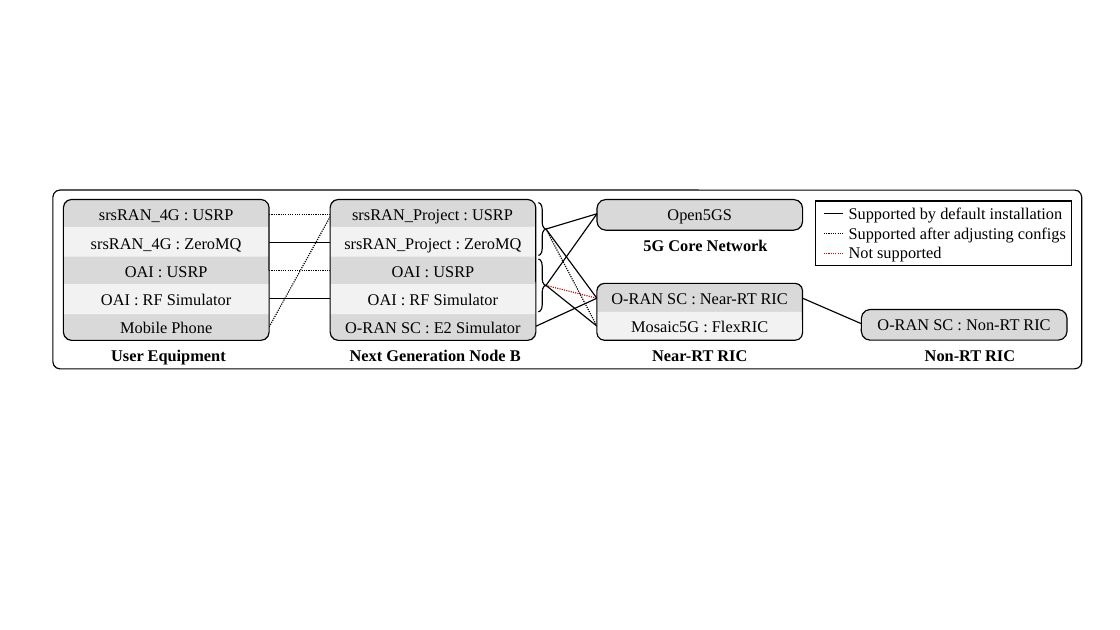
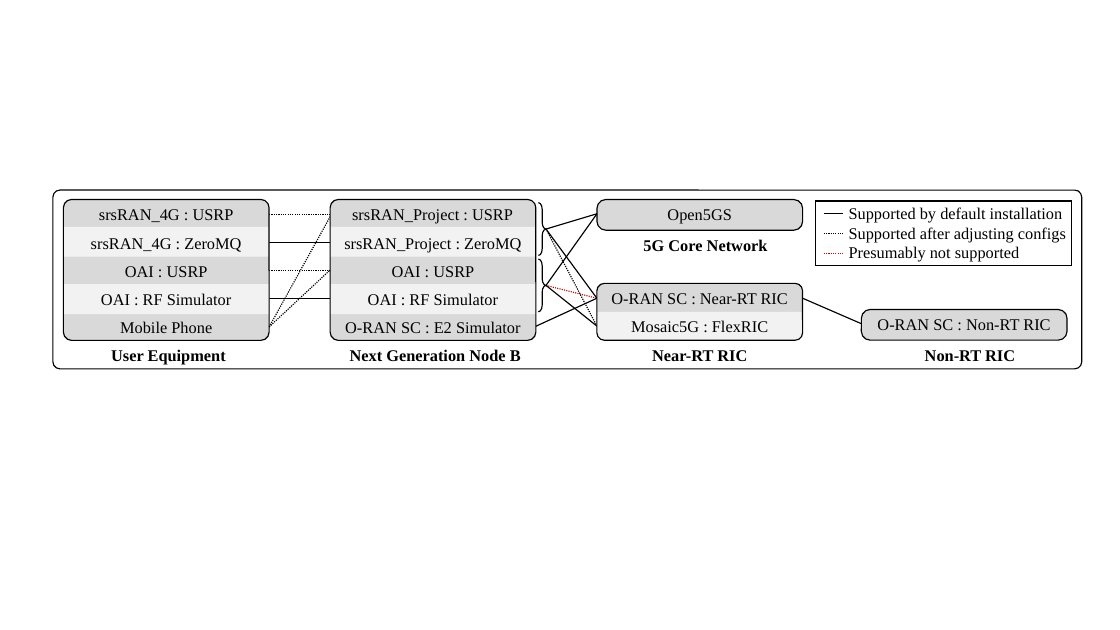
Before and after one commit to usnistgov/O-RAN-Testbed-Automation, a slide deck: slide 3 of RAN_Intelligent_Controllers/research/Diagrams.pptx. Drawn at 1120x630 pixels with LibreOffice and Linux fonts; fonts in the diff are those of the drawing. Boxes give left, top, right and bottom in pixels: in the first picture for what was removed or moved away, otherwise in the second. Text is boxed around its words. In the diff, an @@ line names an element or a change of style, - is before the commit and + after.

```diff
--- a/RAN_Intelligent_Controllers/research/Diagrams.pptx
+++ b/RAN_Intelligent_Controllers/research/Diagrams.pptx
@@ text at <box>849,246,1019,262</box>: text changed @@
-Not supported
+Presumably not supported
@@ line added from (269, 327) to (330, 270), #000000 1 pt dashed @@
```
Also in this commit, not shown: 2 other slides changed, 19 other files.
